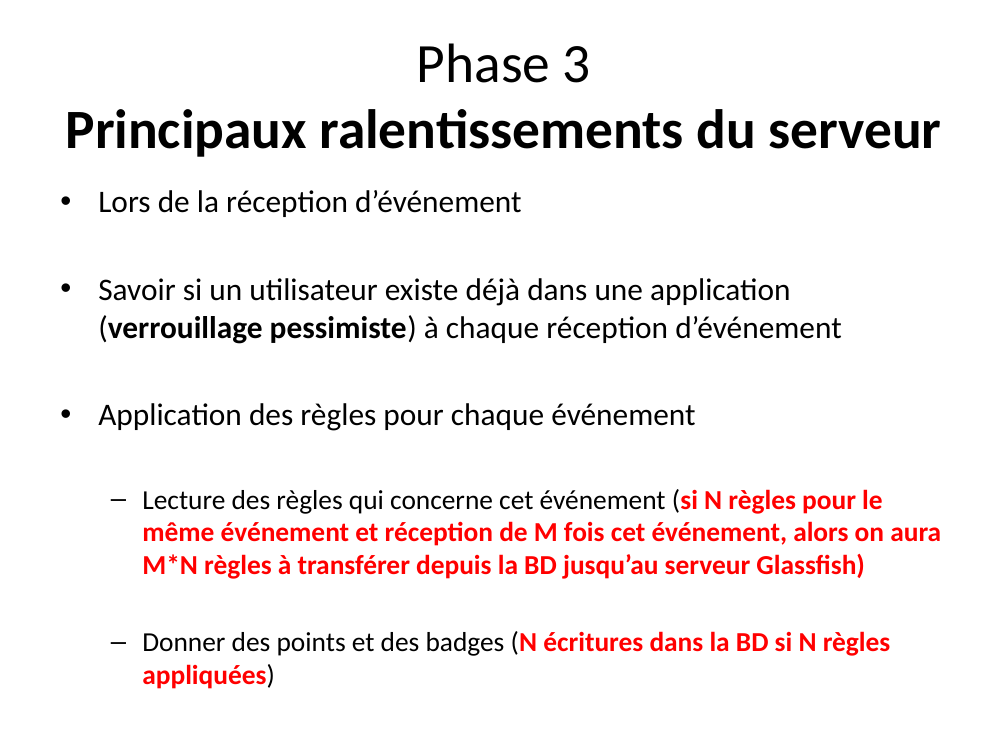
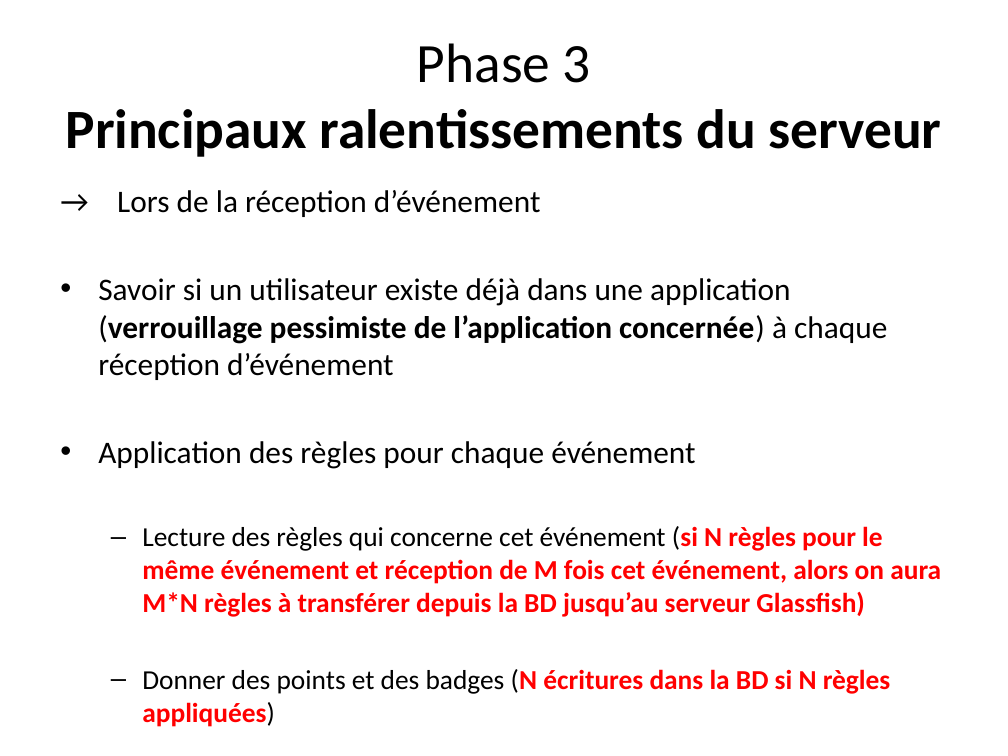
Before and after one commit to michellesakam/Teaching-HEIGVD-AMT-2015-Project, a slide deck: slide 7 of presentation/presentation.pptx. Drawn at 1008x756 pixels with LibreOffice and Linux fonts; fonts in the diff are those of the drawing. Boxes give left, top, right and bottom in pixels: in the first picture for what was removed or moved away, otherwise in the second. Text is boxed around its words. In the diff, an @@ line names an element or a change of style, - is before the commit and + after.

```diff
--- a/presentation/presentation.pptx
+++ b/presentation/presentation.pptx
@@ text at (98,190,887,380): text changed @@
-• Lors de la réception d’événement
-• Savoir si un utilisateur existe déjà dans une application (verrouillage pessimiste) à chaque réception d’événement
+→ Lors de la réception d’événement
+• Savoir si un utilisateur existe déjà dans une application (verrouillage pessimiste de l’application concernée) à chaque réception d’événement
```
Also in this commit, not shown: 5 other slides changed, 2 slides added.
